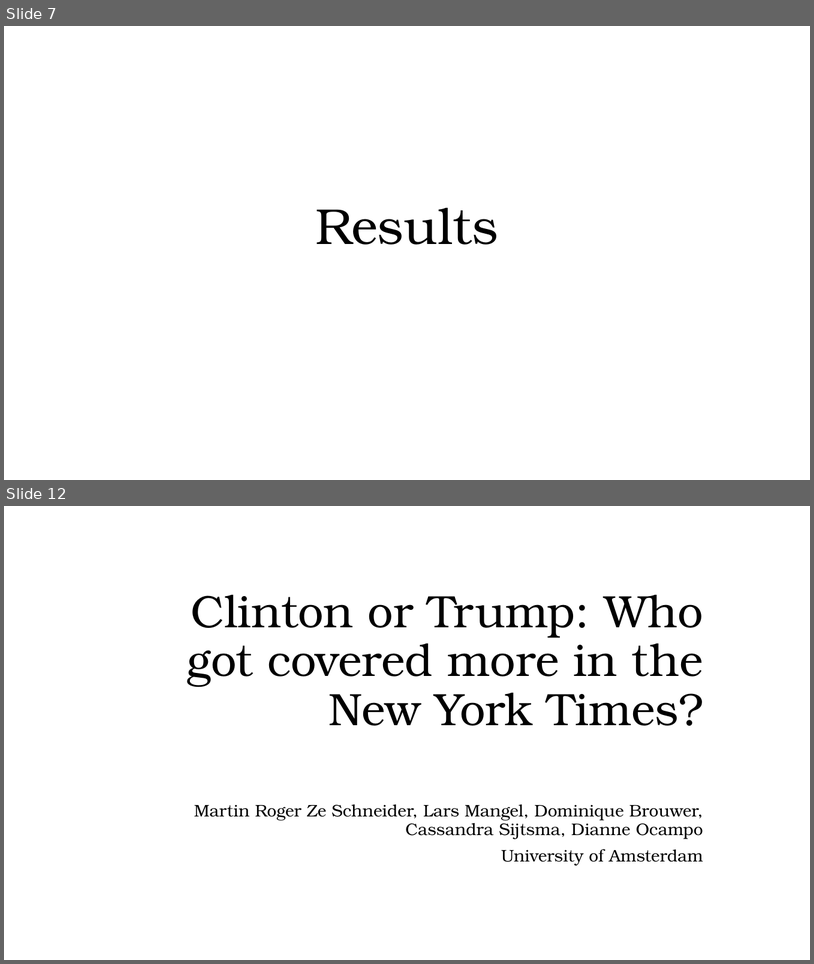
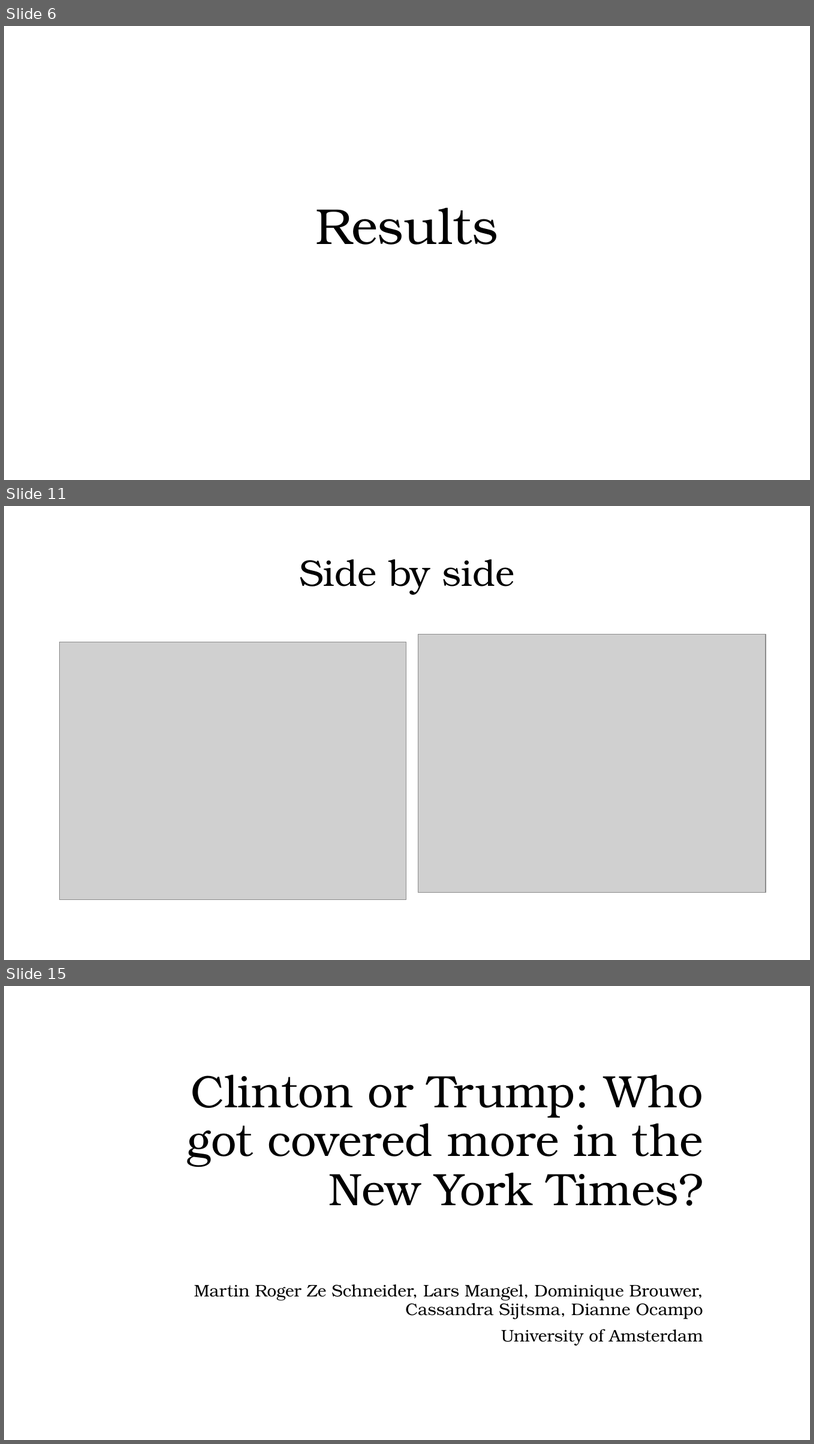
Before and after one commit to dnnocampo/PortfolioOtD, a slide deck: Powerpoint - Frequency Clinton and Trump.pptx. Shown one above the other, each under a label of ours: slides 7 and 12 before the commit, slides 6, 11 and 15 after it; the slides between them are not shown. The pictures are 814x964 and 814x1444 pixels, drawn with LibreOffice and Linux fonts; fonts in the diff are those of the drawing; grey boxes stand for pictures. Boxes give left, top, right and bottom in pixels: in the first picture for what was removed or moved away, otherwise in the second. Text is boxed around its words. In the diff, an @@ line names an element or a change of style, - is before the commit and + after.

```diff
--- a/Powerpoint - Frequency Clinton and Trump.pptx
+++ b/Powerpoint - Frequency Clinton and Trump.pptx
@@ slide 11 added at box(4, 506, 810, 960), background #FFFFFF @@
@@ title added at box(299, 559, 515, 594), 44 pt, text #000000 @@
+Side by side
@@ picture added at box(60, 642, 407, 900) @@
@@ picture added at box(419, 634, 766, 892) @@
@@ what was slide 7 is now slide 6 @@
@@ what was slide 12 is now slide 15 @@
```
Also in this commit, not shown: 4 slides changed, 6 other slides added, 4 slides removed.
